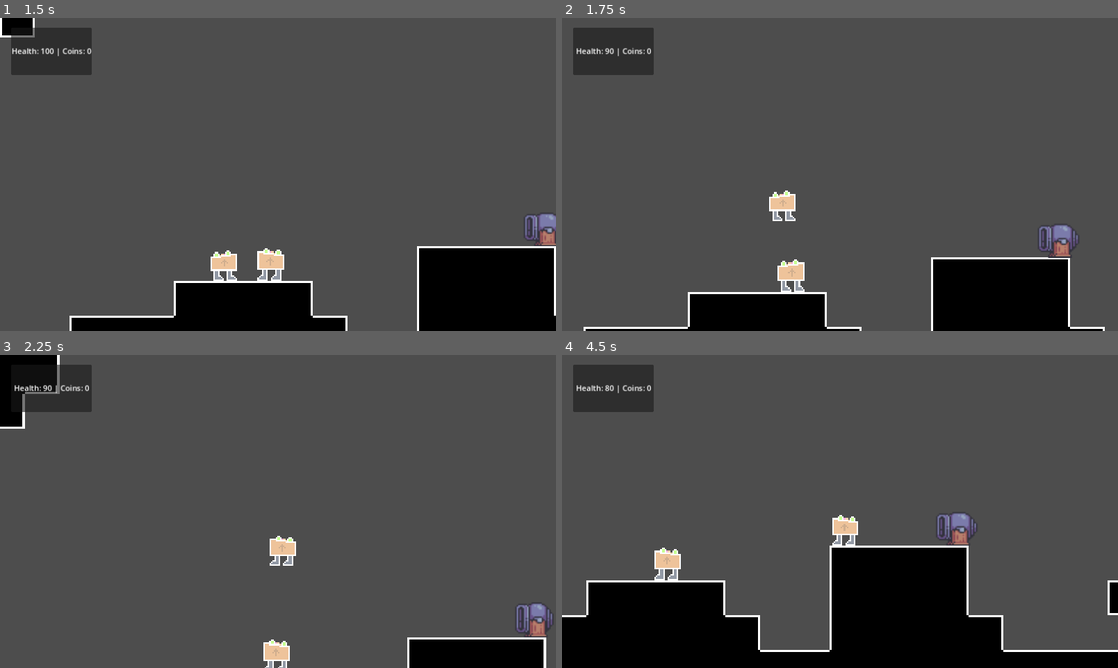
Above: before the commit, frames 1-4 (two rows, left to right).
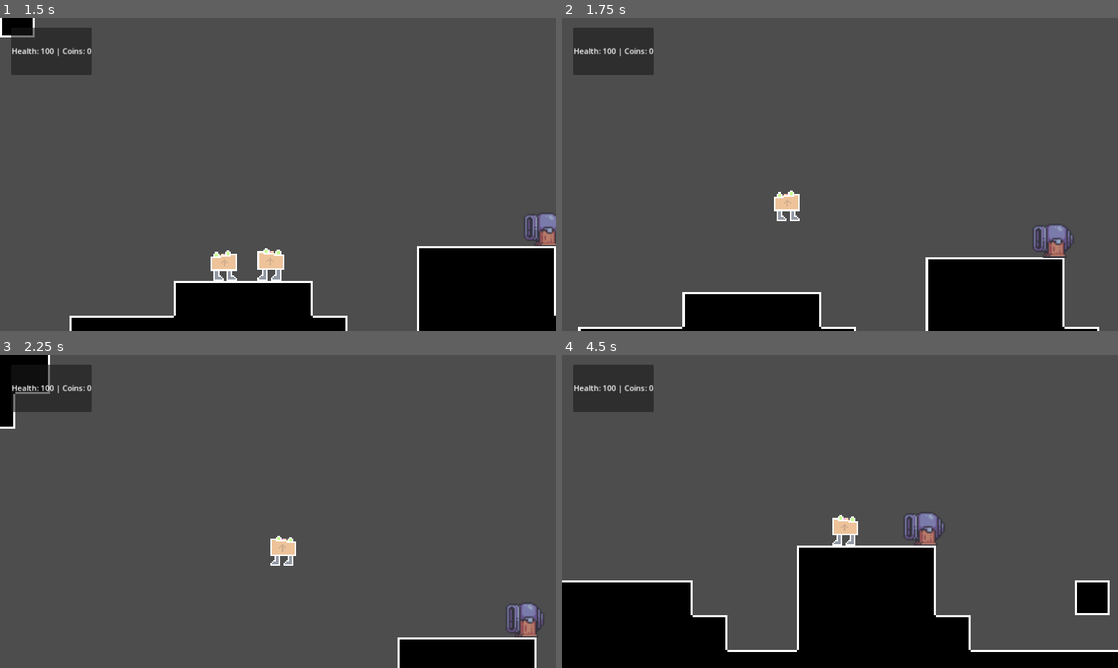
Above: after the commit, the same moments.

Repository: ShardHero/Main
Game: Godot game, scene res://scenes/level1.tscn
Two runs of this game, one before a commit and one after it. Both use one fixed random seed, a clock stepped at 60 frames per second and the inputs below.
Inputs (mouse positions are in pixels of both pictures, inside the frame that each line leads up to):
- Up to frame 1 (1.5 s): tap Enter (ui_accept) at 0.5, 0.77 s; move the mouse to (400, 158) at 0.52 s; hold Right (ui_right) from 0.53 s (still down); click (400, 158) at 0.67 s; move the mouse to (166, 190) at 1.27 s; click (166, 190) at 1.42 s
- Up to frame 2 (1.75 s): keep holding Right (ui_right); tap Enter (ui_accept) at 1.52 s
- Up to frame 3 (2.25 s): move the mouse to (333, 442) at 2.02 s; release Right (ui_right) at 2.03 s; hold Left (ui_left) from 2.03 s (still down); click (333, 442) at 2.17 s
- Up to frame 4 (4.5 s): move the mouse to (812, 574) at 2.77 s; release Left (ui_left) at 2.78 s; hold Right (ui_right) 2.78-4.28 s; click (812, 574) at 2.92 s; tap Enter (ui_accept) at 3.02, 3.77 s; move the mouse to (1006, 558) at 3.52 s; click (1006, 558) at 3.67 s; move the mouse to (673, 464) at 4.27 s; hold Left (ui_left) from 4.28 s (still down); click (673, 464) at 4.42 s

Frame 1 is identical in both runs. In frame 2, 2.3% of the frame differs, in the area x 2-98%, y 9-100%; in frame 3, 2.0%; in frame 4, 8.6%, in the area x 0-100%, y 9-95%.

Commit message:
Initial commit for punching enemies and insta deleting them
Ill implement enemy hp rn

Diff:
--- a/scenes/main character.gd
+++ b/scenes/main character.gd
@@ -4,12 +4,30 @@
 const JUMP_VELOCITY = -550.0
 @onready var char_sprite_2d = $AnimatedSprite2D
 @onready var game_manager = %GameManager
+@onready var fist_hitbox = $Fist
 
 # Get the gravity from the project settings to be synced with RigidBody nodes.
 var gravity = ProjectSettings.get_setting("physics/2d/default_gravity")
 
 func _ready() -> void:
 	self.position = Global.spawn_position
+	fist_hitbox.monitoring = false
+
+func _input(event):
+	if event is InputEventMouseButton and event.pressed:
+		if event.button_index == MOUSE_BUTTON_LEFT:
+			print("TEST")
+			attack()
+
+func attack():
+	fist_hitbox.monitoring = true
+	await get_tree().create_timer(0.1).timeout
+	fist_hitbox.monitoring = false
+
+func _on_Fist_body_entered(body: Node2D) -> void:
+	if body.is_in_group("enemies"):
+		body.queue_free()
+		#body.take_damage(5)
 
 func _physics_process(delta):
 	# Add the gravity.
--- a/scenes/main_character.tscn
+++ b/scenes/main_character.tscn
@@ -21,6 +21,9 @@
 [sub_resource type="RectangleShape2D" id="RectangleShape2D_gntxl"]
 size = Vector2(36, 42)
 
+[sub_resource type="RectangleShape2D" id="RectangleShape2D_ifuqr"]
+size = Vector2(19, 22.9688)
+
 [node name="main character" type="CharacterBody2D"]
 script = ExtResource("1_afw0k")
 
@@ -33,3 +36,11 @@
 [node name="CollisionShape2D" type="CollisionShape2D" parent="."]
 position = Vector2(167, 555)
 shape = SubResource("RectangleShape2D_gntxl")
+
+[node name="Fist" type="Area2D" parent="."]
+position = Vector2(208, 551)
+
+[node name="FistHitbox" type="CollisionShape2D" parent="Fist"]
+shape = SubResource("RectangleShape2D_ifuqr")
+
+[connection signal="body_entered" from="Fist" to="." method="_on_Fist_body_entered"]
--- a/scenes/projectile.gd
+++ b/scenes/projectile.gd
@@ -29,8 +29,8 @@
 	var collision = move_and_collide(movement)
 	if (collision and collision.get_collider().name == 'main_character') or traveled_distance >= move_distance:
 		despawn_projectile()  # Despawn on collision or max distance
-
-	traveled_distance += movement.length()
+	else:
+		traveled_distance += movement.length()
 
 func despawn_projectile():
 	hide()  # Make the projectile invisible
Not shown: 1 places in scenes/main_character.tscn that only renumber resources
